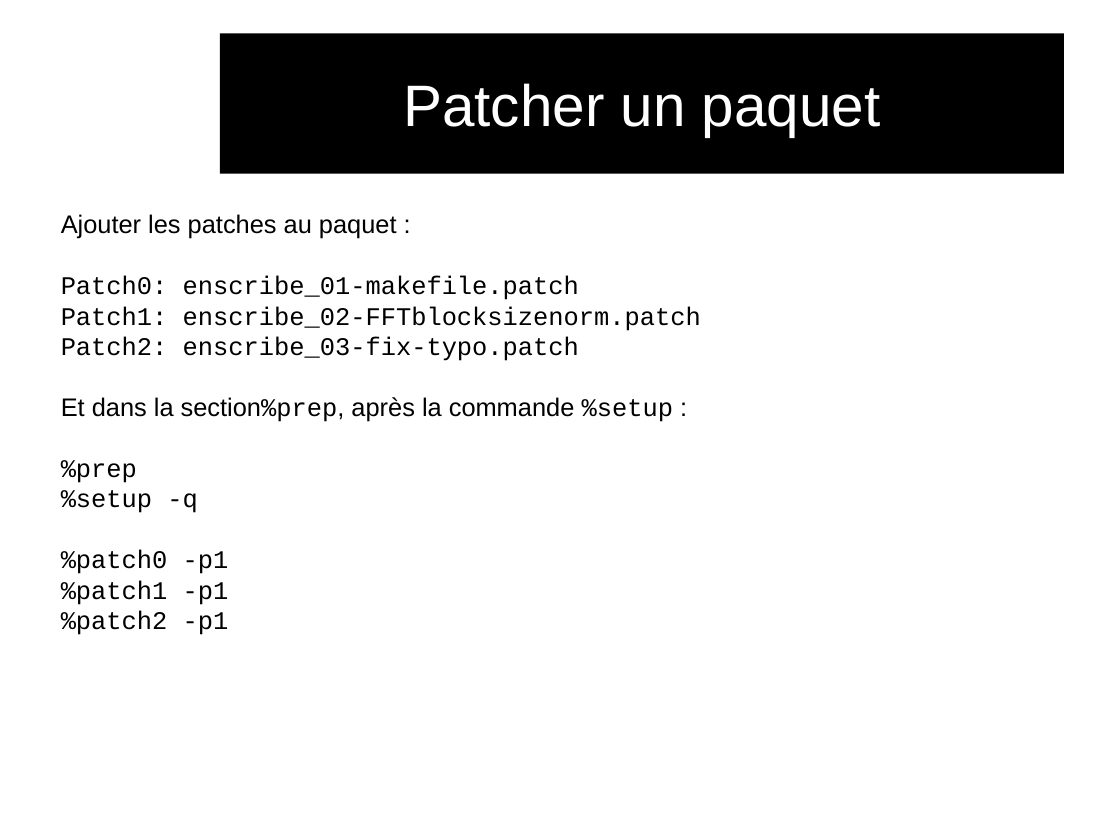
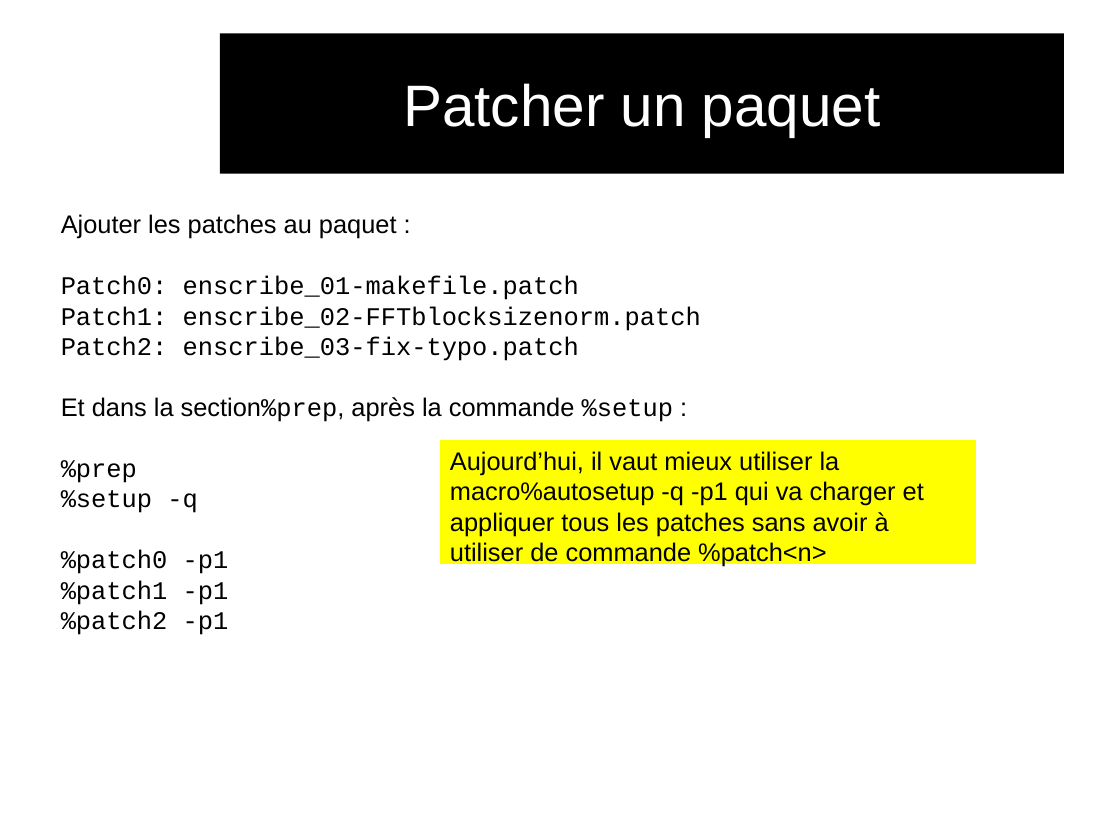
Before and after one commit to audinux/audinux.github.io, a slide deck: slide 24 of workshop/rpm/rpm.odp (slide 23 before the commit). Drawn at 1120x840 pixels with LibreOffice and Linux fonts; fonts in the diff are those of the drawing; background and template pictures are left out. Boxes give left, top, right and bottom in pixels: in the first picture for what was removed or moved away, otherwise in the second. Text is boxed around its words. In the diff, an @@ line names an element or a change of style, - is before the commit and + after.

```diff
--- a/workshop/rpm/rpm.odp
+++ b/workshop/rpm/rpm.odp
@@ rectangle added at [440, 440, 977, 564], fill #FFFF00, 18 pt, text #000000 @@
+Aujourd’hui, il vaut mieux utiliser la macro%autosetup -q -p1 qui va charger et appliquer tous les patches sans avoir à utiliser de commande %patch<n>
```
Also in this commit, not shown: 10 other slides changed, 1 slide added, 2 other files.
